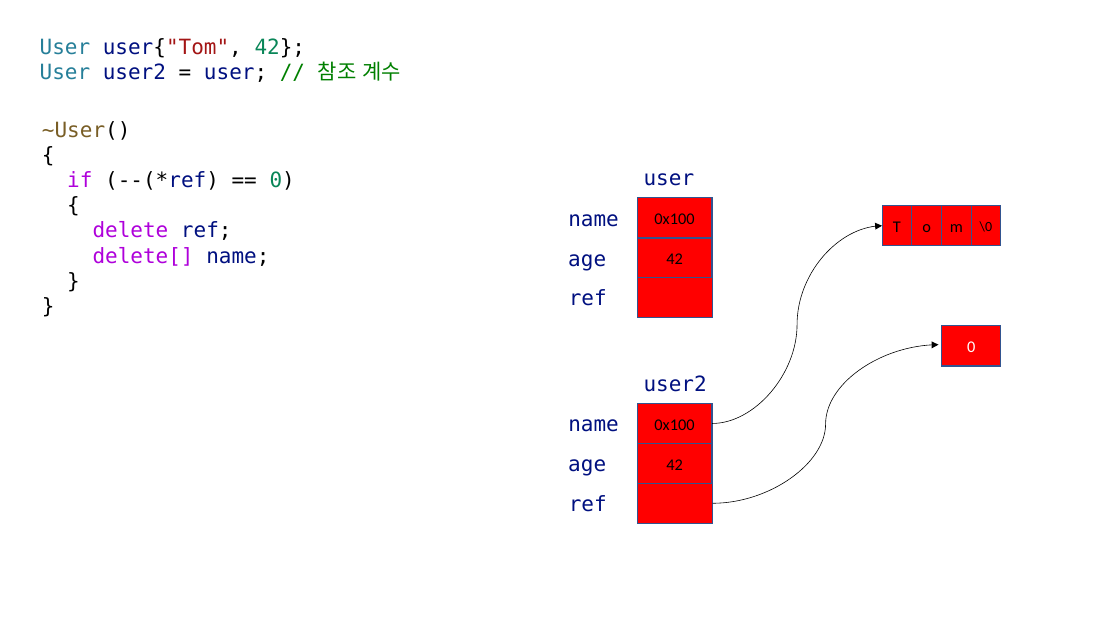
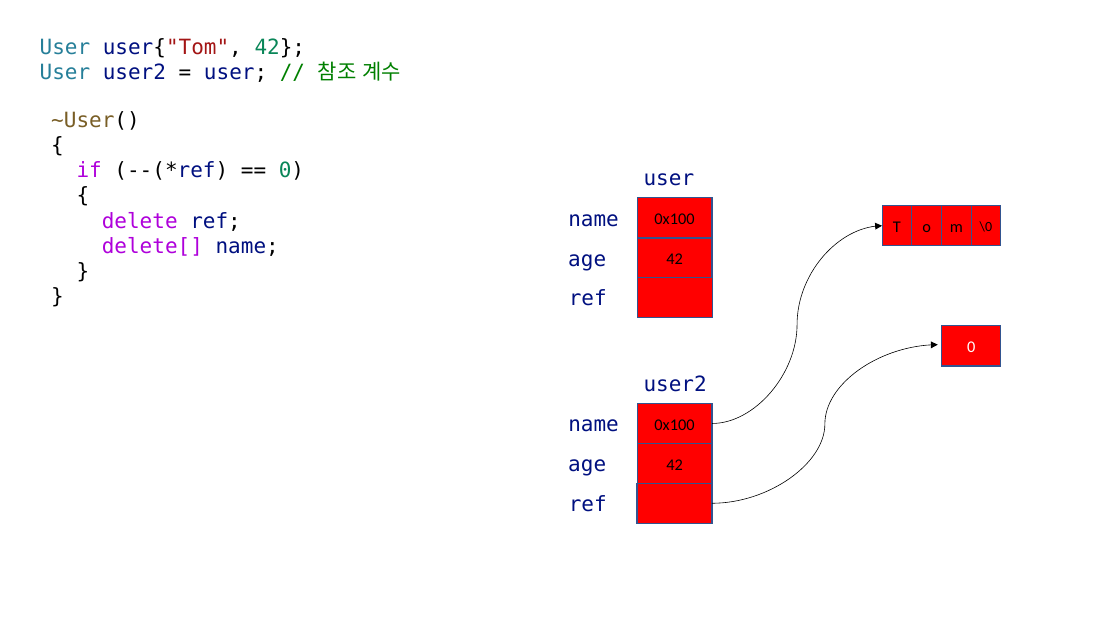
Before and after one commit to yoondev-classroom/hyundai_220510, a slide deck: slide 17 of cpp/220517.pptx. Drawn at 1120x630 pixels with LibreOffice and Linux fonts; fonts in the diff are those of the drawing. Boxes give left, top, right and bottom in pixels: in the first picture for what was removed or moved away, otherwise in the second. Text is boxed around its words. In the diff, an @@ line names an element or a change of style, - is before the commit and + after.

```diff
--- a/cpp/220517.pptx
+++ b/cpp/220517.pptx
@@ text "~User()": place and size @@
-text "~User()" at (42, 121, 295, 266)
+text "~User()" at (51, 111, 304, 256)
@@ curved arrow (712, 503) - (938, 344): route changed @@
```
Also in this commit, not shown: 4 other slides changed, 1 slide added, 3 other files.
